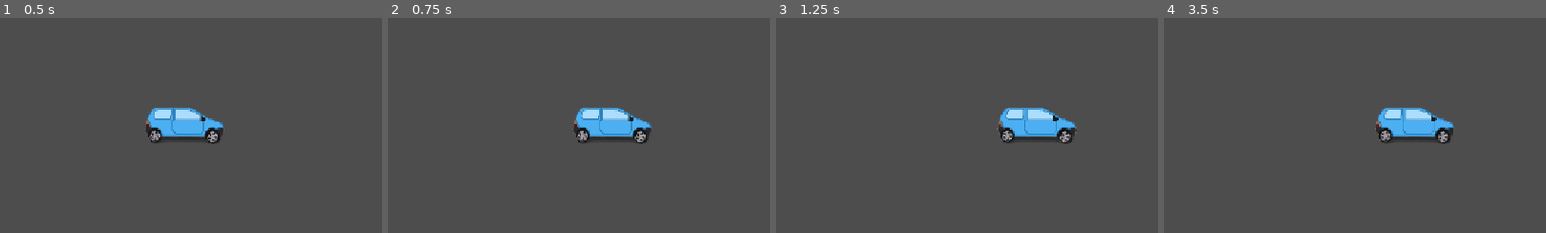
Above: before the commit, frames 1-4 (left to right).
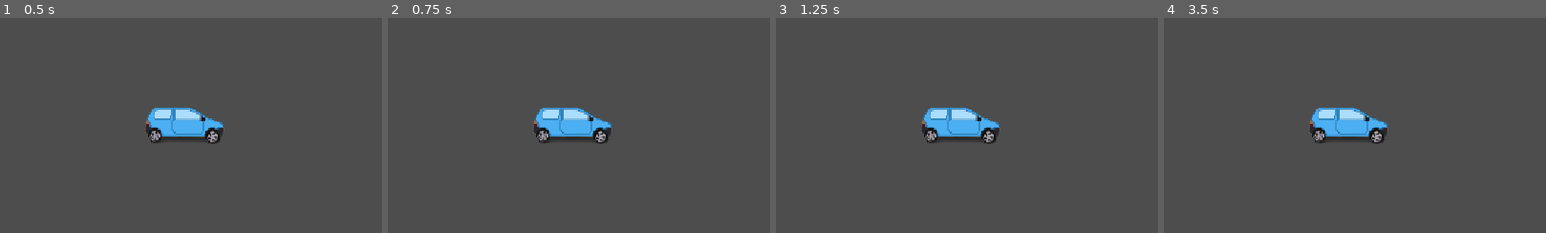
Above: after the commit, the same moments.

Repository: argentiniandrinkcoaster/haven-bounce-back
Game: Godot game, scene res://main.tscn
Same seed, same stepped clock (60 frames per second), same inputs: the game is played once before the commit and once after it. The engine's default icon, where the game draws it, is replaced by a stand-in: a white triangle on a blue panel in a dark square.
Inputs:
- Up to frame 1 (0.5 s): no input
- Up to frame 2 (0.75 s): tap Enter at 0.5 s; hold D (right) from 0.53 s (still down)
- Up to frame 3 (1.25 s): keep holding D (right); tap Space (jump) at 0.77 s
- Up to frame 4 (3.5 s): tap Space (jump) at 1.25, 1.52, 3.02 s; tap Enter at 2 s; release D (right) at 2.03 s; hold A (left) 2.03-2.78 s; hold D (right) from 2.78 s (still down)
The pictures show only the part of the screen within x 22-72%, y 25-75%; the shares and areas given below are measured in that part.

Frame 1 is identical in both runs. In frame 2, 3.9% of the frame differs, in the area x 38-69%, y 41-59%; in frame 3, 5.3%, in the area x 38-79%, y 41-59%; in frame 4, 5.0%.

Commit message:
Add throttle mechanic to movement

Diff:
--- a/character_body_2d.gd
+++ b/character_body_2d.gd
@@ -1,8 +1,16 @@
 extends CharacterBody2D
 
 
-const SPEED = 300.0
 const JUMP_VELOCITY = -400.0
+
+const ENGINE_ACCEL = 600.0   # px/s² at 100% throttle
+const DRAG = 0.0024          # air drag, sets top speed (~500 px/s at full throttle)
+const ROLL_RESIST = 40.0     # px/s² constant friction, so the car coasts to a stop
+const BRAKE_FORCE = 900.0    # px/s² when you press against your motion
+const THROTTLE_RATE = 0.6    # how fast the throttle moves per second (0.6 = 1.7s from 0 to 100%)
+
+var throttle := 0.0          # 0.0 to 1.0
+var drive_dir := 1.0         # which way the engine pushes
 
 
 func _physics_process(delta: float) -> void:
@@ -16,10 +24,23 @@
 
 	# Get the input direction and handle the movement/deceleration.
 	# As good practice, you should replace UI actions with custom gameplay actions.
+	# Throttle is a lever: hold up/down to raise or lower it, it stays where you leave it.
+	throttle += Input.get_axis("throttle_down", "throttle_up") * THROTTLE_RATE * delta
+	throttle = clampf(throttle, 0.0, 1.0)
+	print("throttle: ", int(throttle * 100), "%  vel: ", int(velocity.x))
+
+	# Left/right picks drive direction, or brakes if you press against your motion.
 	var direction := Input.get_axis("left", "right")
-	if direction:
-		velocity.x = direction * SPEED
+	var braking := direction != 0.0 and absf(velocity.x) > 1.0 and signf(direction) != signf(velocity.x)
+
+	if braking:
+		velocity.x = move_toward(velocity.x, 0.0, BRAKE_FORCE * delta)
 	else:
-		velocity.x = move_toward(velocity.x, 0, SPEED)
+		if direction != 0.0:
+			drive_dir = signf(direction)
+		var accel := drive_dir * throttle * ENGINE_ACCEL
+		accel -= DRAG * velocity.x * absf(velocity.x)   # drag grows with speed squared
+		velocity.x += accel * delta
+		velocity.x = move_toward(velocity.x, 0.0, ROLL_RESIST * delta)
 
 	move_and_slide()
--- a/main.tscn
+++ b/main.tscn
@@ -6,14 +6,21 @@
 [sub_resource type="GDScript" id="GDScript_0xm2m"]
 script/source = "extends CharacterBody2D
 
-const SPEED = 300.0
+
 const JUMP_VELOCITY = -400.0
 
+const ENGINE_ACCEL = 600.0   # px/s² at 100% throttle
+const DRAG = 0.0024          # air drag, sets top speed (~500 px/s at full throttle)
+const ROLL_RESIST = 40.0     # px/s² constant friction, so the car coasts to a stop
+const BRAKE_FORCE = 900.0    # px/s² when you press against your motion
+const THROTTLE_RATE = 0.6    # how fast the throttle moves per second (0.6 = 1.7s from 0 to 100%)
+
+var throttle := 0.0          # 0.0 to 1.0
+var drive_dir := 1.0         # which way the engine pushes
+
 
 func _physics_process(delta: float) -> void:
-
 	# Add the gravity.
-
 	if not is_on_floor():
 		velocity += get_gravity() * delta
 
@@ -23,11 +30,24 @@
 
 	# Get the input direction and handle the movement/deceleration.
 	# As good practice, you should replace UI actions with custom gameplay actions.
+	# Throttle is a lever: hold up/down to raise or lower it, it stays where you leave it.
+	throttle += Input.get_axis(\"throttle_down\", \"throttle_up\") * THROTTLE_RATE * delta
+	throttle = clampf(throttle, 0.0, 1.0)
+	print(\"throttle: \", int(throttle * 100), \"%  vel: \", int(velocity.x))
+
+	# Left/right picks drive direction, or brakes if you press against your motion.
 	var direction := Input.get_axis(\"left\", \"right\")
-	if direction:
-		velocity.x = direction * SPEED
+	var braking := direction != 0.0 and absf(velocity.x) > 1.0 and signf(direction) != signf(velocity.x)
+
+	if braking:
+		velocity.x = move_toward(velocity.x, 0.0, BRAKE_FORCE * delta)
 	else:
-		velocity.x = move_toward(velocity.x, 0, SPEED)
+		if direction != 0.0:
+			drive_dir = signf(direction)
+		var accel := drive_dir * throttle * ENGINE_ACCEL
+		accel -= DRAG * velocity.x * absf(velocity.x)   # drag grows with speed squared
+		velocity.x += accel * delta
+		velocity.x = move_toward(velocity.x, 0.0, ROLL_RESIST * delta)
 
 	move_and_slide()
 "
--- a/project.godot
+++ b/project.godot
@@ -39,6 +39,18 @@
 , Object(InputEventKey,"resource_local_to_scene":false,"resource_name":"","device":16,"window_id":0,"alt_pressed":false …(186 unchanged characters)…
 ]
 }
+throttle_up={
+"deadzone": 0.2,
+"events": [Object(InputEventKey,"resource_local_to_scene":false,"resource_name":"","device":16,"window_id":0,"alt_pressed":false,"shift_pressed":false,"ctrl_pressed":false,"meta_pressed":false,"pressed":false,"keycode":0,"physical_keycode":4194320,"key_label":0,"unicode":0,"location":0,"echo":false,"script":null)
+, Object(InputEventKey,"resource_local_to_scene":false,"resource_name":"","device":16,"window_id":0,"alt_pressed":false,"shift_pressed":false,"ctrl_pressed":false,"meta_pressed":false,"pressed":false,"keycode":0,"physical_keycode":87,"key_label":0,"unicode":0,"location":0,"echo":false,"script":null)
+]
+}
+throttle_down={
+"deadzone": 0.2,
+"events": [Object(InputEventKey,"resource_local_to_scene":false,"resource_name":"","device":16,"window_id":0,"alt_pressed":false,"shift_pressed":false,"ctrl_pressed":true,"meta_pressed":false,"pressed":false,"keycode":0,"physical_keycode":83,"key_label":0,"unicode":0,"location":0,"echo":false,"script":null)
+, Object(InputEventKey,"resource_local_to_scene":false,"resource_name":"","device":16,"window_id":0,"alt_pressed":false,"shift_pressed":false,"ctrl_pressed":false,"meta_pressed":false,"pressed":false,"keycode":0,"physical_keycode":4194322,"key_label":0,"unicode":0,"location":0,"echo":false,"script":null)
+]
+}
 
 [physics]
 
